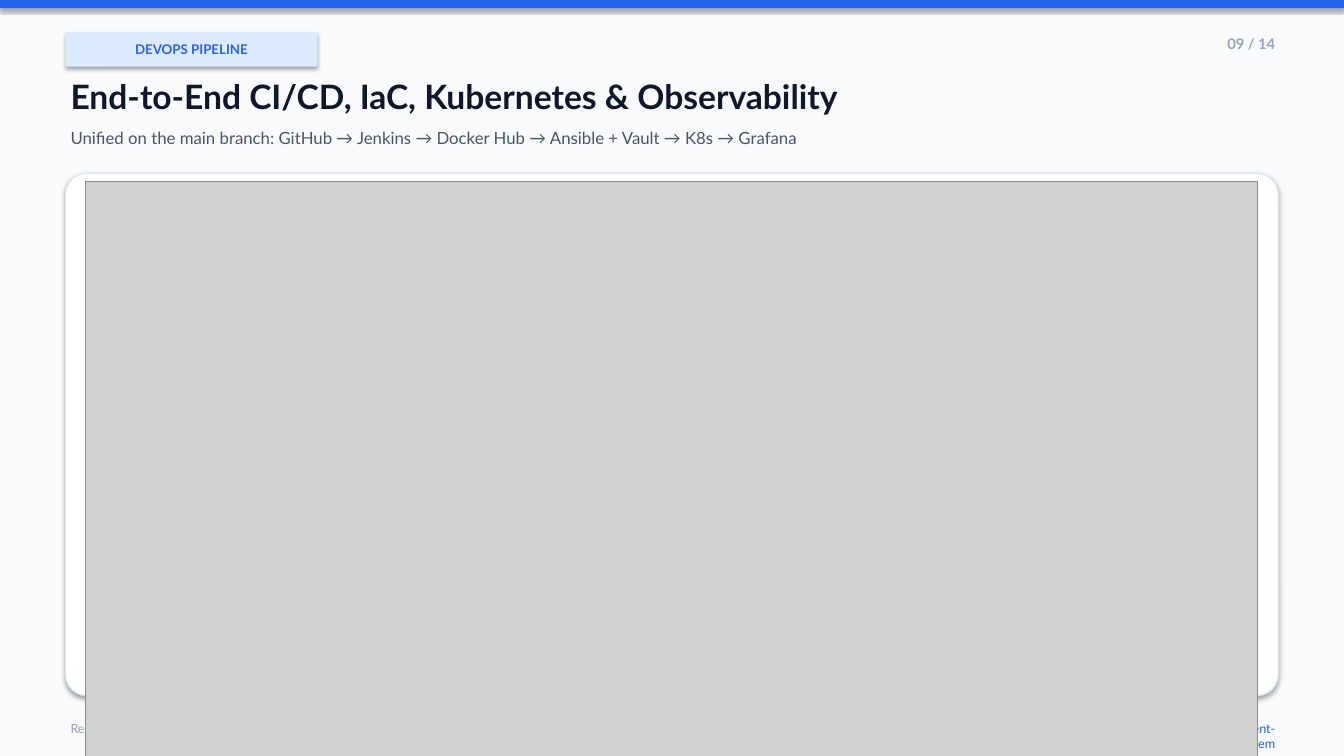
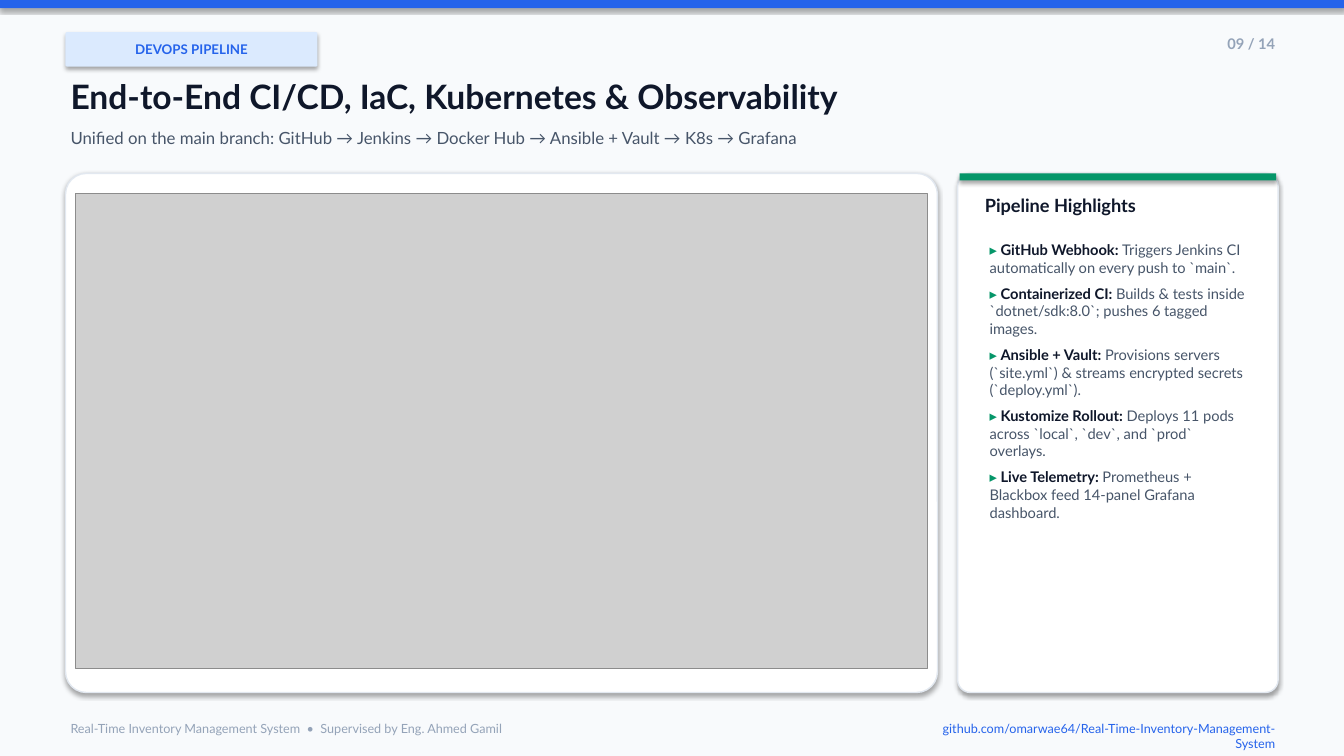
Before and after one commit to ahmedheroo/Inventory_System_Project, a slide deck: slide 9 of docs/Real-Time-Inventory-System-Presentation.pptx. Drawn at 1344x756 pixels with LibreOffice and Linux fonts; fonts in the diff are those of the drawing; grey boxes stand for pictures. Boxes give left, top, right and bottom in pixels: in the first picture for what was removed or moved away, otherwise in the second. Text is boxed around its words. In the diff, an @@ line names an element or a change of style, - is before the commit and + after.

Commit message:
fix(docs): align DevOps pipeline diagram slide bounds in Presentation.pptx

```diff
--- a/docs/Real-Time-Inventory-System-Presentation.pptx
+++ b/docs/Real-Time-Inventory-System-Presentation.pptx
@@ rounded rectangle: place and size @@
-rounded rectangle at box(66, 173, 1278, 696)
+rounded rectangle at box(66, 173, 938, 693)
@@ rounded rectangle added at box(958, 173, 1278, 693), fill #FFFFFF, outline #E2E8F0 1 pt @@
@@ rectangle added at box(960, 173, 1276, 180), fill #059669 @@
@@ picture: place and size @@
-picture at box(86, 181, 1258, 756)
+picture at box(76, 194, 928, 669)
@@ text added at box(985, 198, 1136, 216), 13 pt, text #0F172A, bold @@
+Pipeline Highlights
@@ text added at box(990, 244, 1244, 518), 10.5 pt, text #475569 @@
+▸ GitHub Webhook: Triggers Jenkins CI automatically on every push to `main`.
+▸ Containerized CI: Builds & tests inside `dotnet/sdk:8.0`; pushes 6 tagged images.
+▸ Ansible + Vault: Provisions servers (`site.yml`) & streams encrypted secrets (`deploy.yml`).
+▸ Kustomize Rollout: Deploys 11 pods across `local`, `dev`, and `prod` overlays.
+▸ Live Telemetry: Prometheus + Blackbox feed 14-panel Grafana dashboard.
```
